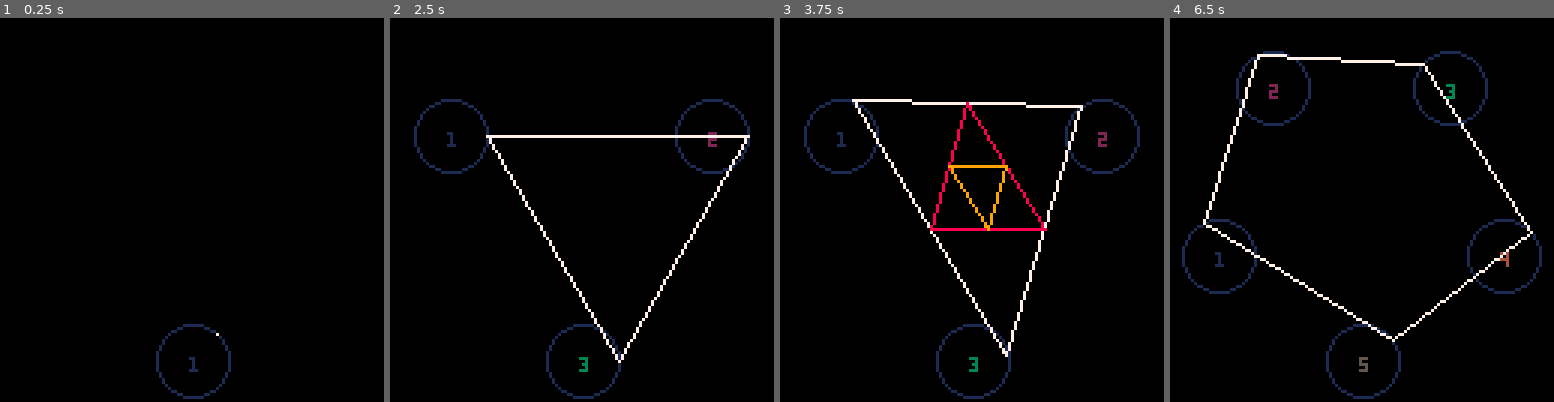
Above: before the commit, frames 1-4 (left to right).
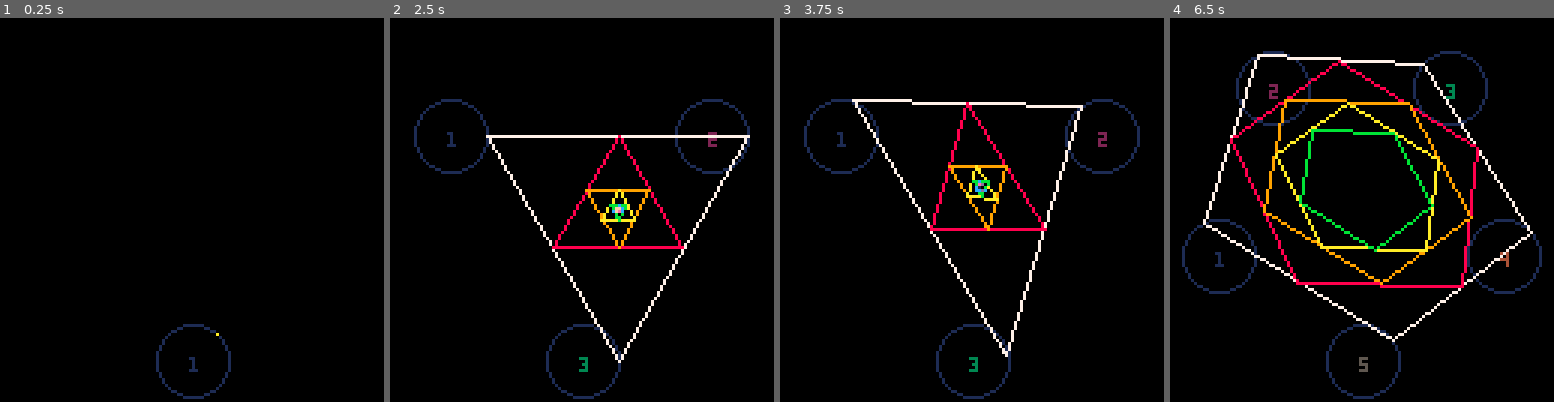
Above: after the commit, the same moments.

Repository: 6ilberM/dodopico
Game: PICO-8 cartridge ap/midpointer.p8
Two runs of this game, one before a commit and one after it. Both use one fixed random seed, a clock stepped at 60 frames per second and the inputs below.
Inputs:
- Up to frame 1 (0.25 s): no input
- Up to frame 2 (2.5 s): tap X (X key) at 0.33, 1.07, 1.85 s; tap O (Z key) at 0.7, 1.7, 2.1 s; hold Right 1.6-2.1 s; hold Right from 2.47 s (still down)
- Up to frame 3 (3.75 s): tap O (Z key) every 0.4 s from 2.5 to 3.7 s; tap X (X key) at 2.97 s; release Right at 3.03 s; hold Left 3.08-3.58 s
- Up to frame 4 (6.5 s): hold Right 4.02-4.68 s; tap X (X key) at 4.08, 5.2, 6.32 s; tap O (Z key) every 0.4 s from 4.1 to 6.1 s; hold Left 5.08-5.68 s; hold Right from 6.08 s (still down)

The runs differ from the first frame. In frame 1, less than 0.1% of the frame differs, in the area x 56-58%, y 82-83%; in frame 2, 1.3%; in frame 3, 0.3%; in frame 4, 4.1%, in the area x 15-81%, y 10-71%.

Commit message:
funky shape

Diff:
--- a/ap/midpointer.p8
+++ b/ap/midpointer.p8
@@ -36,6 +36,8 @@
 	foreach(points,upos)
 	add(midpointtable,getmidpoints(circles))
 
+	depth = (6 * sin(time()/4.5))+ 6
+
 	if depth>1 then
 		for i = 2, depth,1 do
 			if i==2 then
